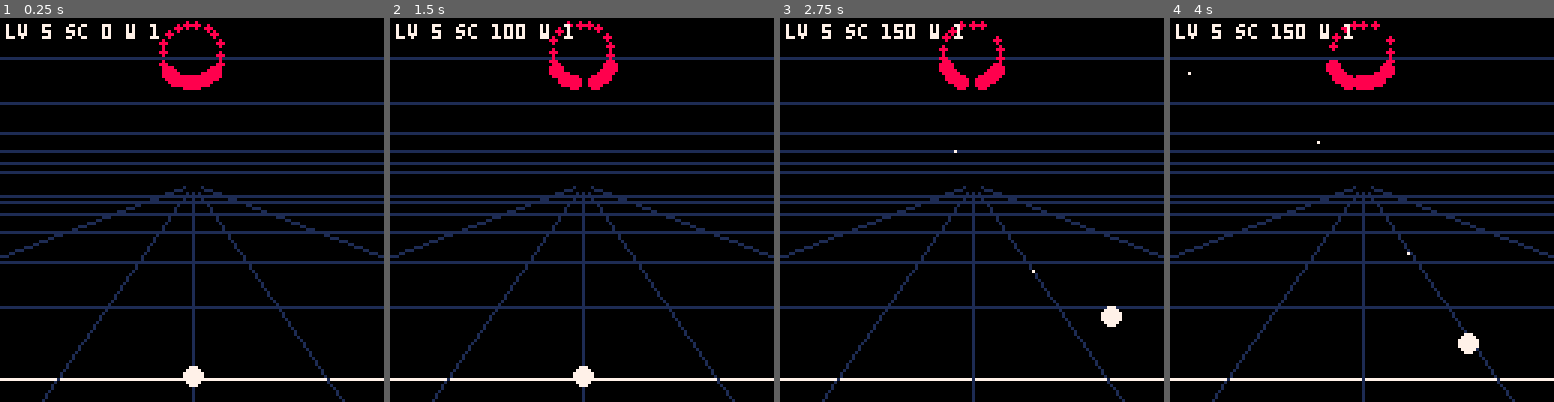
Above: before the commit, frames 1-4 (left to right).
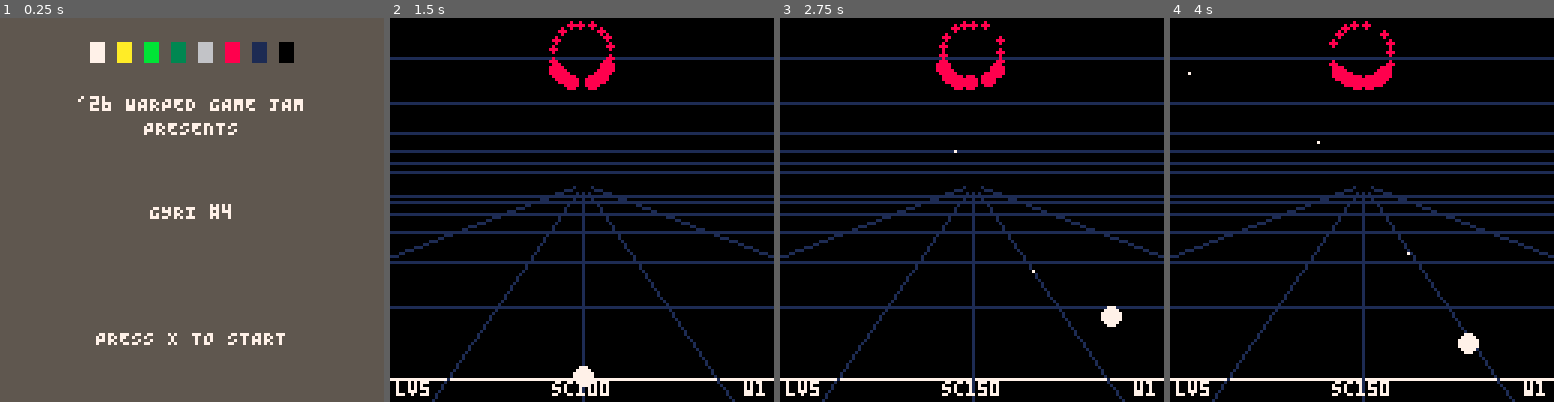
Above: after the commit, the same moments.

Repository: robotpony/game-jams
Game: PICO-8 cartridge 4/4.p8
The game is run twice, just before and just after one commit, with the same random seed, the same clock (stepped at 60 frames per second) and the same inputs.
Inputs:
- Up to frame 1 (0.25 s): no input
- Up to frame 2 (1.5 s): tap X (X key) at 0.33, 1.07 s; tap O (Z key) at 0.7 s
- Up to frame 3 (2.75 s): hold Right 1.6-2.1 s; tap O (Z key) at 1.7, 2.1, 2.5 s; tap X (X key) at 1.85 s; hold Up 2.15-2.42 s; hold Right from 2.47 s (still down)
- Up to frame 4 (4 s): tap O (Z key) at 2.9, 3.3, 3.7 s; tap X (X key) at 2.97 s; release Right at 3.03 s; hold Left 3.08-3.58 s; hold Down 3.63-3.97 s

The runs differ from the first frame. In frame 1, 100% of the frame differs, in the area x 0-100%, y 0-100%; in frame 2, 1.6%; in frame 3, 1.6%; in frame 4, 1.6%.

Commit message:
Adds more features.

Diff:
--- a/4/4.p8
+++ b/4/4.p8
@@ -1,7 +1,7 @@
 pico-8 cartridge // http://www.pico-8.com
 version 42
 __lua__
--- 4: gyri -- phase 3: enemy attack behaviour
+-- 4: gyri -- phase 6: screens & flow
 
 CX,CY=64,55
 SR=64
@@ -33,6 +33,37 @@
   return cx-r*sin(a),cy+r*cos(a)
 end
 
+-- lib/screen.lua
+-- call: if blink(2) then print("press x to start",...) end
+function blink(hz)
+  return (time()*hz)%2<1
+end
+
+-- lib/title.lua
+-- call from _draw(): if gs==0 then draw_title_card("GYRI #4") return end
+function draw_title_card(name)
+  cls(5)
+  local sw={7,10,11,3,6,8,1,0}
+  for i=0,7 do
+    rectfill(30+i*9,8,34+i*9,14,sw[i+1])
+  end
+  local l1="'26 WARPED GAME JAM"
+  print(l1,64-#l1*2,26,7)
+  print("PRESENTS",48,34,7)
+  print(name,64-#name*2,62,7)
+  if blink(2) then
+    local l2="PRESS X TO START"
+    print(l2,64-#l2*2,104,7)
+  end
+end
+
+function any_btnp()
+  for i=0,5 do
+    if btnp(i) then return true end
+  end
+  return false
+end
+
 function spawn_wave()
   local n=min(24,18+2*(wv-1))
   local t1=flr(n*7/18+0.5)
@@ -48,7 +79,7 @@
   end
 end
 
-function _init()
+function newgame()
   sang=0
   ft=0
   shots={}
@@ -58,14 +89,24 @@
   lv=5
   wv=1
   sc=0
-  frz=0
-  over=0
+  gs=1
   spawn_wave()
 end
 
+function _init()
+  gs=0
+end
+
 function _update()
-  if over==1 then return end
-  if frz>0 then
+  if gs==0 then
+    if any_btnp() then newgame() end
+    return
+  end
+  if gs==3 then
+    if any_btnp() then gs=0 end
+    return
+  end
+  if gs==2 then
     frz-=1
     if frz<=0 then
       wv+=1
@@ -73,6 +114,7 @@
       en={}
       eshots={}
       spawn_wave()
+      gs=1
     end
     return
   end
@@ -186,13 +228,26 @@
   end
 
   if lv<=0 then
-    over=1
-  elseif #en==0 and frz<=0 then
+    gs=3
+  elseif #en==0 then
     frz=36
+    gs=2
+  end
+end
+
+function draw_end()
+  cls(0)
+  print("game over",44,50,8)
+  print("score "..sc,40,64,7)
+  print("wave "..wv,40,74,7)
+  if blink(2) then
+    print("press x",44,100,7)
   end
 end
 
 function _draw()
+  if gs==0 then draw_title_card("GYRI #4") return end
+  if gs==3 then draw_end() return end
   cls(0)
   local d=GD0
   for i=1,GN do
@@ -219,5 +274,13 @@
   for s in all(eshots) do
     pset(s.x,s.y,14)
   end
-  print("lv "..lv.." sc "..sc.." w "..wv,2,2,7)
-end
+  print("lv"..lv,2,121,7)
+  local ss="sc"..sc
+  print(ss,64-#ss*2,121,7)
+  local ws="w"..wv
+  print(ws,126-#ws*4,121,7)
+  if gs==2 then
+    local wt="wave "..(wv+1)
+    print(wt,64-#wt*2,60,7)
+  end
+end
Not shown, changed: 4/CLAUDE.md
Not shown, changed: 4/PLAN.md
